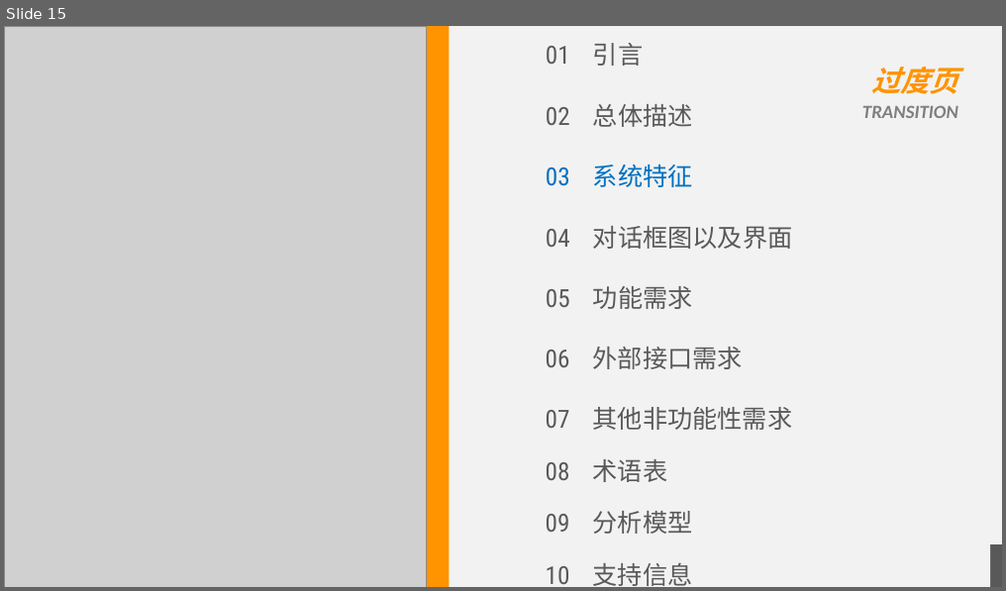
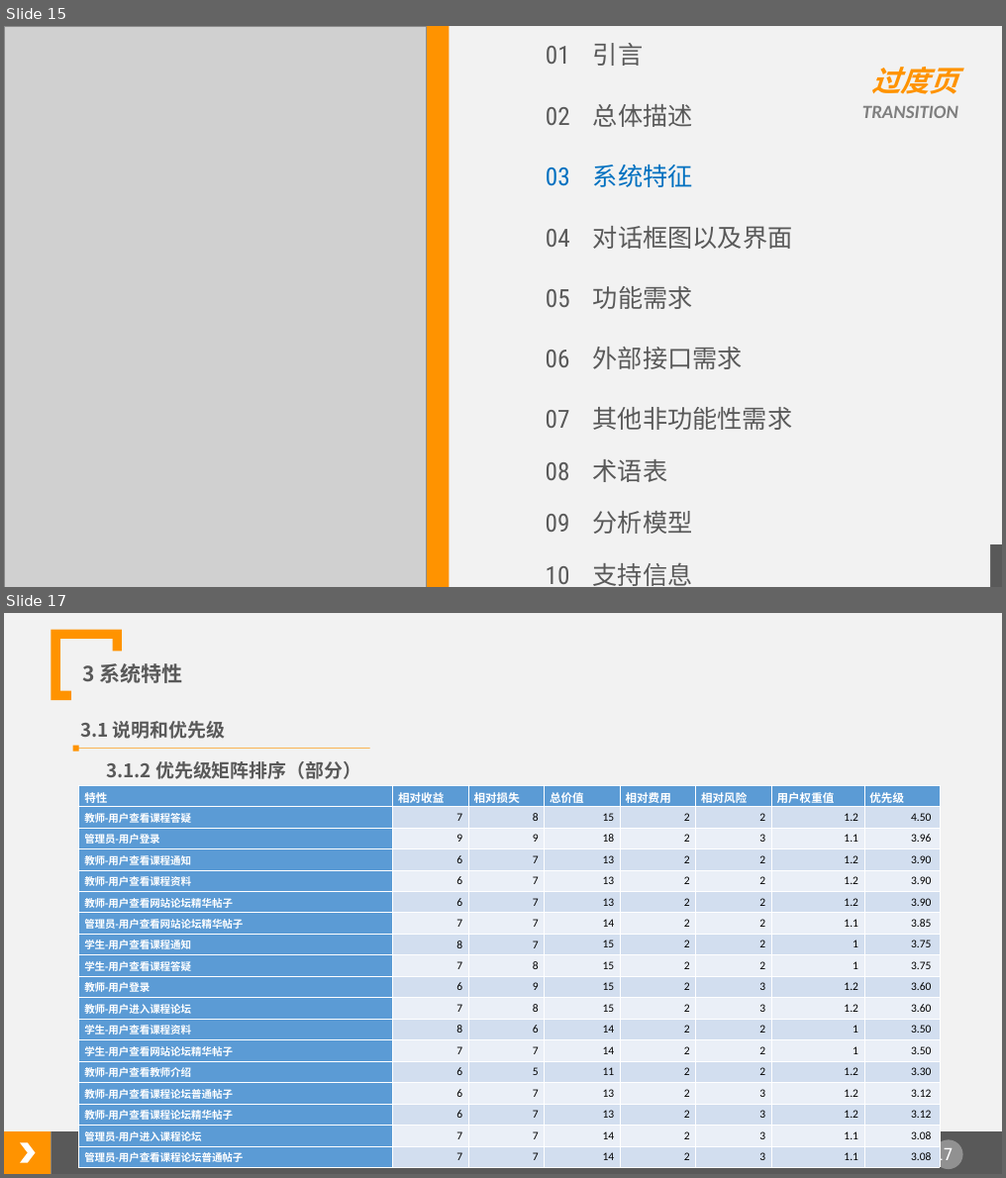
Before and after one commit to tzy502/G16, a slide deck: 需求规格说明书/软件需求规格说明书.ppt. Shown one above the other, each under a label of ours: slide 15 before the commit, slides 15 and 17 after it; the slides between them are not shown. The pictures are 1006x591 and 1006x1178 pixels, drawn with LibreOffice and Linux fonts; fonts in the diff are those of the drawing; grey boxes stand for pictures. Boxes give left, top, right and bottom in pixels: in the first picture for what was removed or moved away, otherwise in the second. Text is boxed around its words. In the diff, an @@ line names an element or a change of style, - is before the commit and + after.

```diff
--- a/需求规格说明书/软件需求规格说明书.ppt
+++ b/需求规格说明书/软件需求规格说明书.ppt
@@ slide 17 added at [4, 613, 1002, 1174], background #F2F2F2; not listed: 2 template elements that a slide beside it also shows @@
@@ freeform shape added at [52, 630, 122, 700], fill #FF9300 @@
@@ text added at [82, 663, 183, 683], 20 pt, text #595959, bold @@
+3 系统特性
@@ text added at [80, 721, 225, 739], 18 pt, text #595959, bold @@
+3.1 说明和优先级
@@ rectangle added at [73, 746, 79, 752], fill #FF9300 @@
@@ line added from (75, 749) to (369, 749), #FF9300 0.51 pt @@
@@ table added at [79, 785, 939, 1166], 18 rows, 8 columns @@
+特性 | 相对收益 | 相对损失 | 总价值 | 相对费用 | 相对风险 | 用户权重值 | 优先级
+教师-用户查看课程答疑 | 7 | 8 | 15 | 2 | 2 | 1.2 | 4.50
+管理员-用户登录 | 9 | 9 | 18 | 2 | 3 | 1.1 | 3.96
+教师-用户查看课程通知 | 6 | 7 | 13 | 2 | 2 | 1.2 | 3.90
+教师-用户查看课程资料 | 6 | 7 | 13 | 2 | 2 | 1.2 | 3.90
+教师-用户查看网站论坛精华帖子 | 6 | 7 | 13 | 2 | 2 | 1.2 | 3.90
+管理员-用户查看网站论坛精华帖子 | 7 | 7 | 14 | 2 | 2 | 1.1 | 3.85
+学生-用户查看课程通知 | 8 | 7 | 15 | 2 | 2 | 1 | 3.75
+学生-用户查看课程答疑 | 7 | 8 | 15 | 2 | 2 | 1 | 3.75
+教师-用户登录 | 6 | 9 | 15 | 2 | 3 | 1.2 | 3.60
+教师-用户进入课程论坛 | 7 | 8 | 15 | 2 | 3 | 1.2 | 3.60
+学生-用户查看课程资料 | 8 | 6 | 14 | 2 | 2 | 1 | 3.50
+学生-用户查看网站论坛精华帖子 | 7 | 7 | 14 | 2 | 2 | 1 | 3.50
+教师-用户查看教师介绍 | 6 | 5 | 11 | 2 | 2 | 1.2 | 3.30
+教师-用户查看课程论坛普通帖子 | 6 | 7 | 13 | 2 | 3 | 1.2 | 3.12
+教师-用户查看课程论坛精华帖子 | 6 | 7 | 13 | 2 | 3 | 1.2 | 3.12
+管理员-用户进入课程论坛 | 7 | 7 | 14 | 2 | 3 | 1.1 | 3.08
+管理员-用户查看课程论坛普通帖子 | 7 | 7 | 14 | 2 | 3 | 1.1 | 3.08
@@ text added at [106, 761, 361, 779], 18 pt, text #595959, bold @@
+3.1.2 优先级矩阵排序（部分）
@@ freeform shape added at [20, 1143, 35, 1162], fill #FFFFFF @@
@@ ellipse added at [933, 1140, 962, 1168], fill #FFFFFF at 34% opacity @@
@@ page number added at [934, 1148, 953, 1165], 16 pt, text #FFFFFF @@
+17
```
Also in this commit, not shown: 15 slides changed, 1 other slide added, 1 slide removed, 11 other files.
